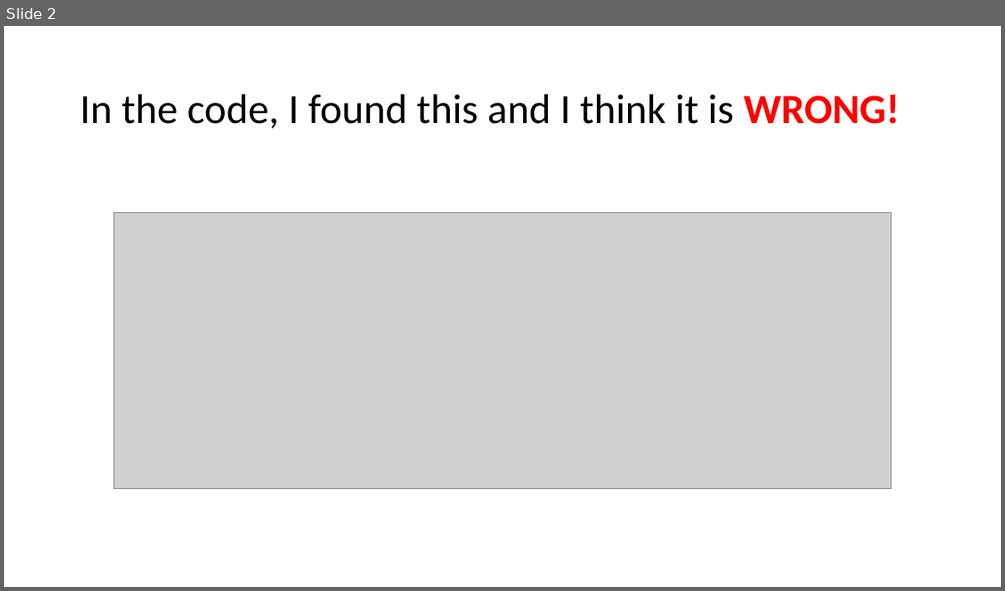
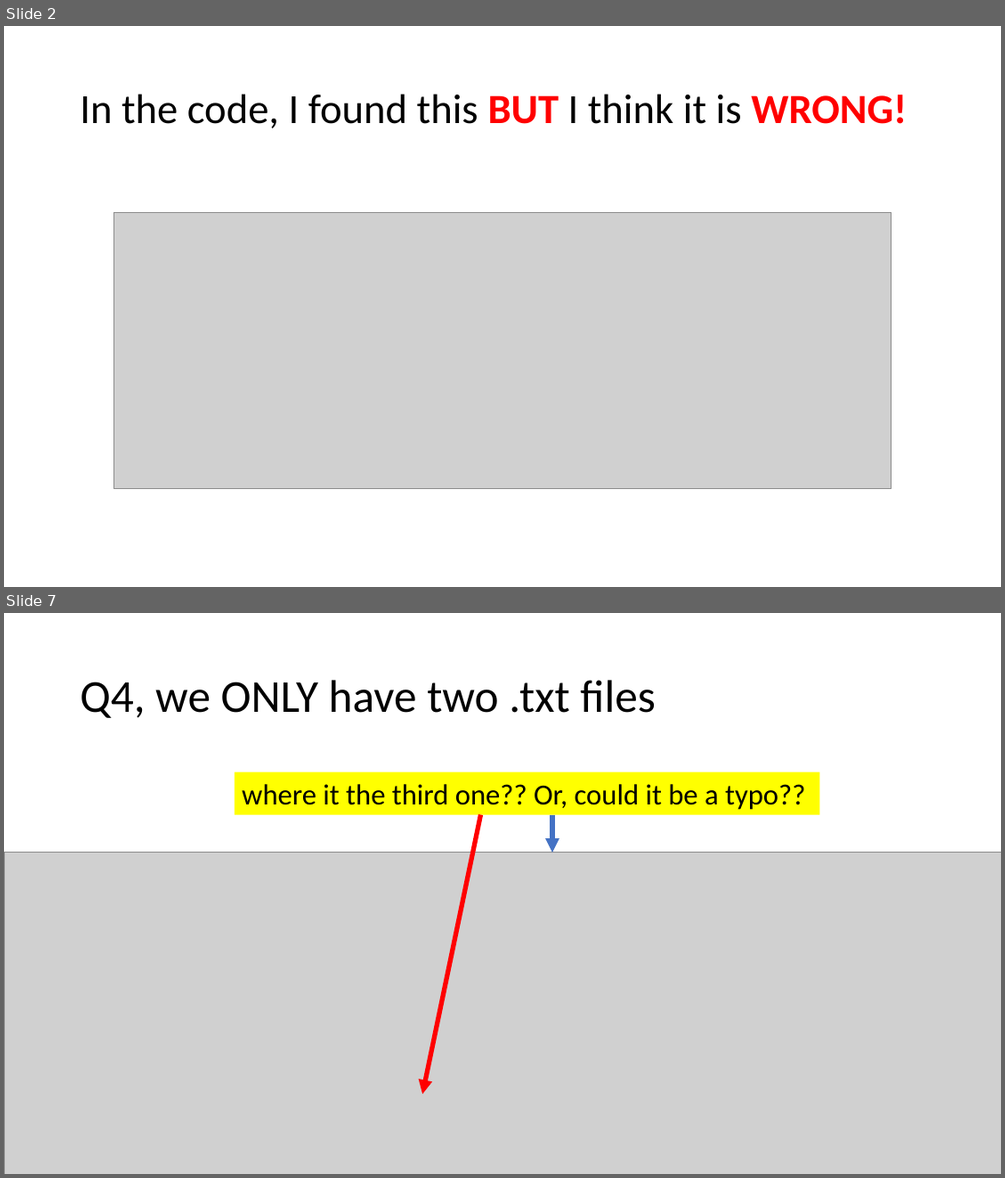
Before and after one commit to 2waybene/java4lucy, a slide deck: doc/A_question_4_instructor.pptx. Shown one above the other, each under a label of ours: slide 2 before the commit, slides 2 and 7 after it; the slides between them are not shown. The pictures are 1005x591 and 1005x1178 pixels, drawn with LibreOffice and Linux fonts; fonts in the diff are those of the drawing; grey boxes stand for pictures. Boxes give left, top, right and bottom in pixels: in the first picture for what was removed or moved away, otherwise in the second. Text is boxed around its words. In the diff, an @@ line names an element or a change of style, - is before the commit and + after.

```diff
--- a/doc/A_question_4_instructor.pptx
+++ b/doc/A_question_4_instructor.pptx
@@ slide 7 added at bbox=[4, 613, 1001, 1174], background #FFFFFF @@
@@ title added at bbox=[80, 680, 655, 718], 44 pt, text #000000 @@
+Q4, we ONLY have two .txt files
@@ rectangle added at bbox=[235, 771, 820, 814], fill #FFFF00, 28 pt, text #000000 @@
+where it the third one?? Or, could it be a typo??
@@ arrow added from (481, 815) to (423, 1094), #FF0000 4.5 pt @@
@@ arrow added from (552, 815) to (552, 852), #4472C4 4.5 pt @@
@@ picture added at bbox=[4, 852, 1001, 1174] @@
@@ slide 2 changed as well @@
@@ title at bbox=[80, 94, 906, 128]: text changed @@
-In the code, I found this and I think it is WRONG!
+In the code, I found this BUT I think it is WRONG!
```
Also in this commit, not shown: 1 other slide changed, 4 other slides added, 3 other files.
